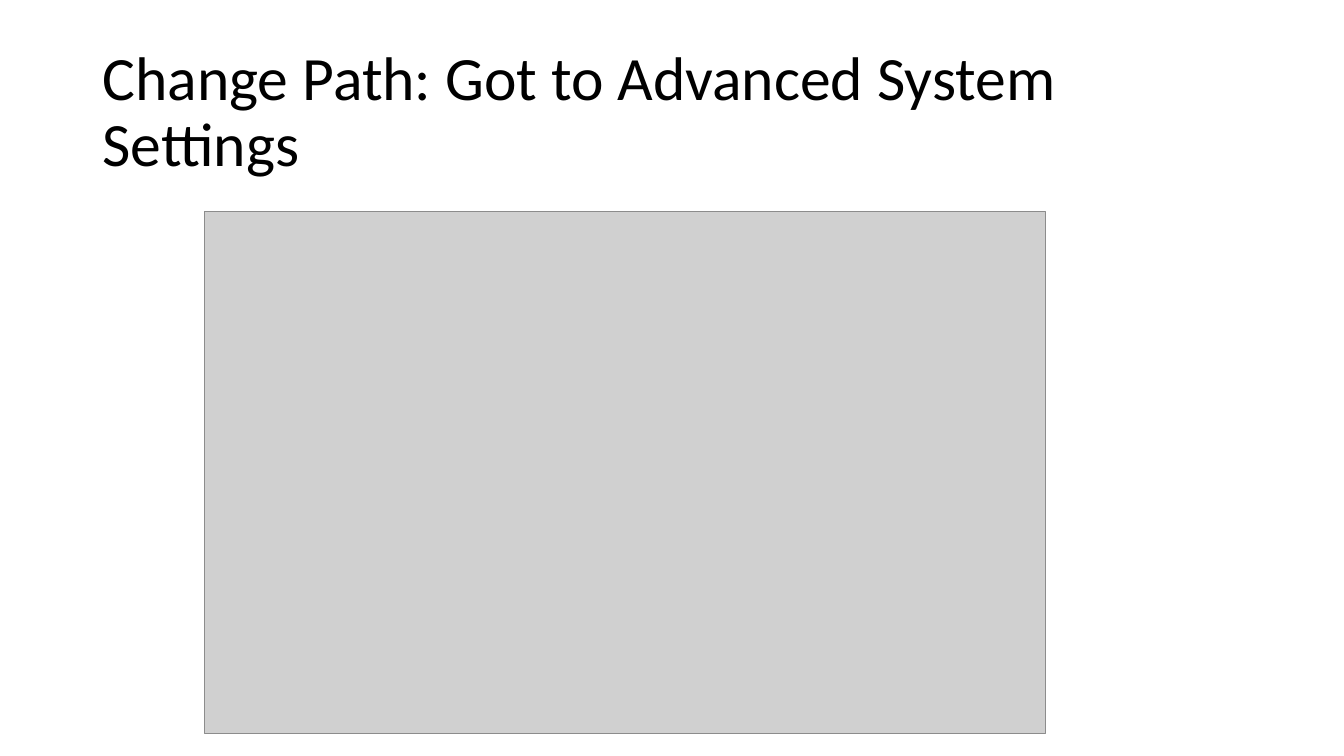
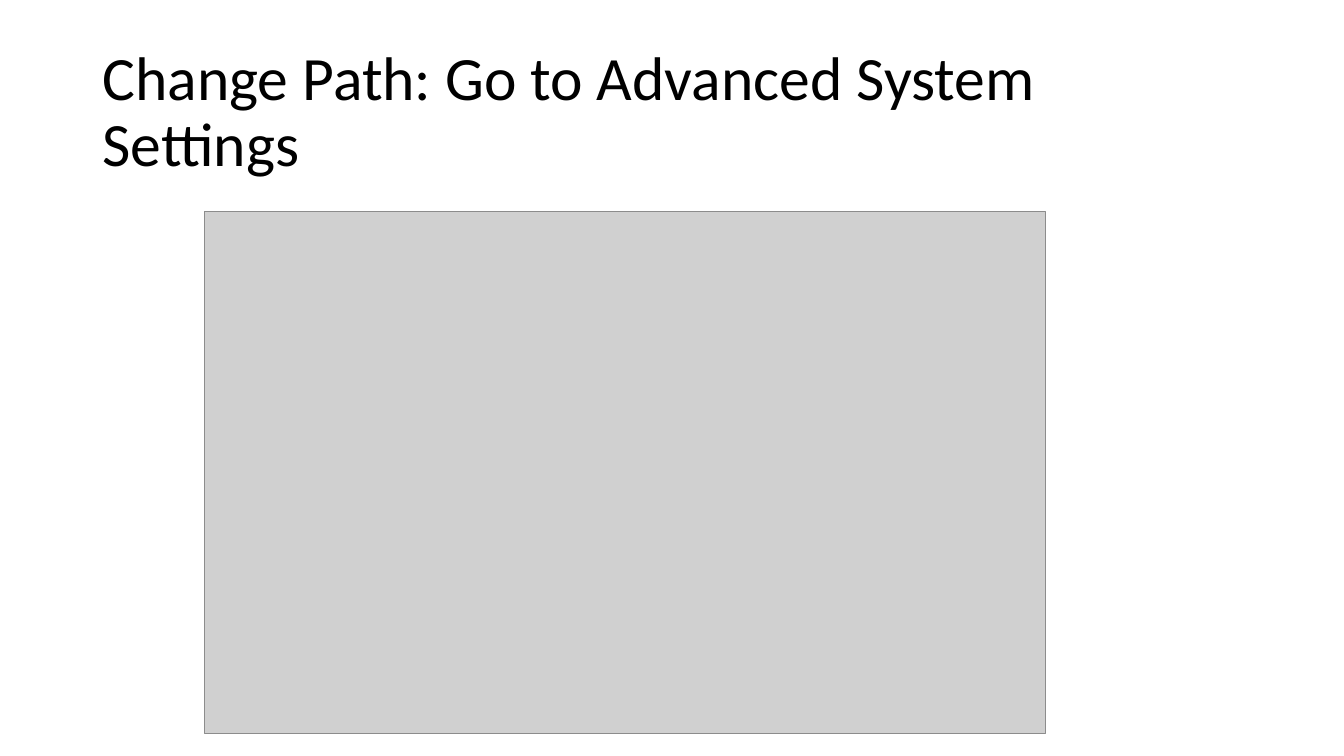
Before and after one commit to pdewan/ConcurrentProgrammingTrainingExamples, a slide deck: slide 5 of Documents/EclipseOpenMPTraining.pptx. Drawn at 1344x756 pixels with LibreOffice and Linux fonts; fonts in the diff are those of the drawing; grey boxes stand for pictures. Boxes give left, top, right and bottom in pixels: in the first picture for what was removed or moved away, otherwise in the second. Text is boxed around its words. In the diff, an @@ line names an element or a change of style, - is before the commit and + after.

```diff
--- a/Documents/EclipseOpenMPTraining.pptx
+++ b/Documents/EclipseOpenMPTraining.pptx
@@ title at [102, 57, 1034, 177]: text changed @@
-Change Path: Got to Advanced System Settings
+Change Path: Go to Advanced System Settings
```
Also in this commit, not shown: 1 other file.
